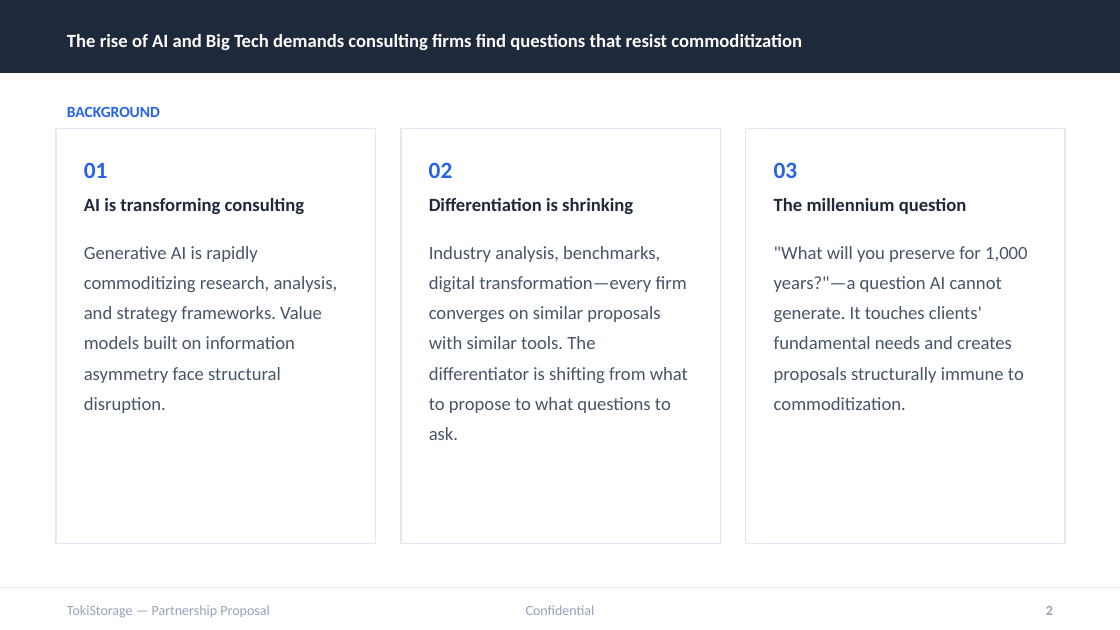
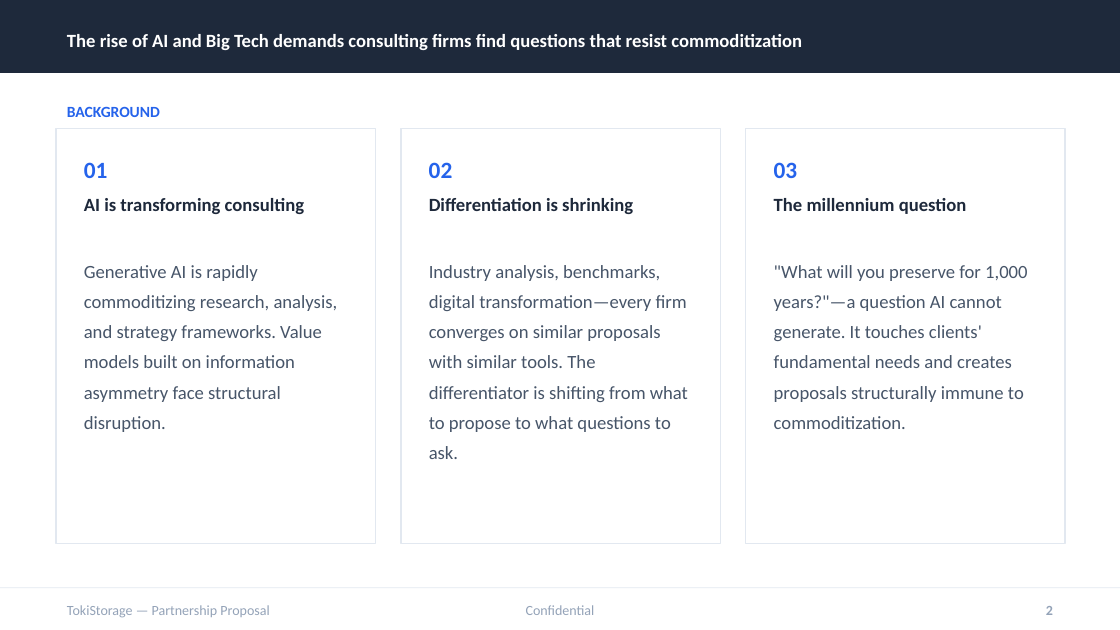
Before and after one commit to timeless-residents/pearlmemorial, a slide deck: slide 2 of toki/tokistorage-partnership-deck-en.pptx. Drawn at 1120x630 pixels with LibreOffice and Linux fonts; fonts in the diff are those of the drawing. Boxes give left, top, right and bottom in pixels: in the first picture for what was removed or moved away, otherwise in the second. Text is boxed around its words. In the diff, an @@ line names an element or a change of style, - is before the commit and + after.

```diff
--- a/toki/tokistorage-partnership-deck-en.pptx
+++ b/toki/tokistorage-partnership-deck-en.pptx
@@ text "Generative AI is rapidly commoditizing ..." moved from (x1=84, y1=246, x2=338, y2=413) to (x1=84, y1=265, x2=338, y2=432) @@
@@ text "Industry analysis, benchmarks, digital transformation—every ..." moved from (x1=429, y1=246, x2=688, y2=440) to (x1=429, y1=265, x2=688, y2=459) @@
@@ text ""What will you preserve for ..." moved from (x1=774, y1=246, x2=1027, y2=410) to (x1=774, y1=265, x2=1027, y2=429) @@
```
Also in this commit, not shown: 2 other slides changed, 4 other files.
